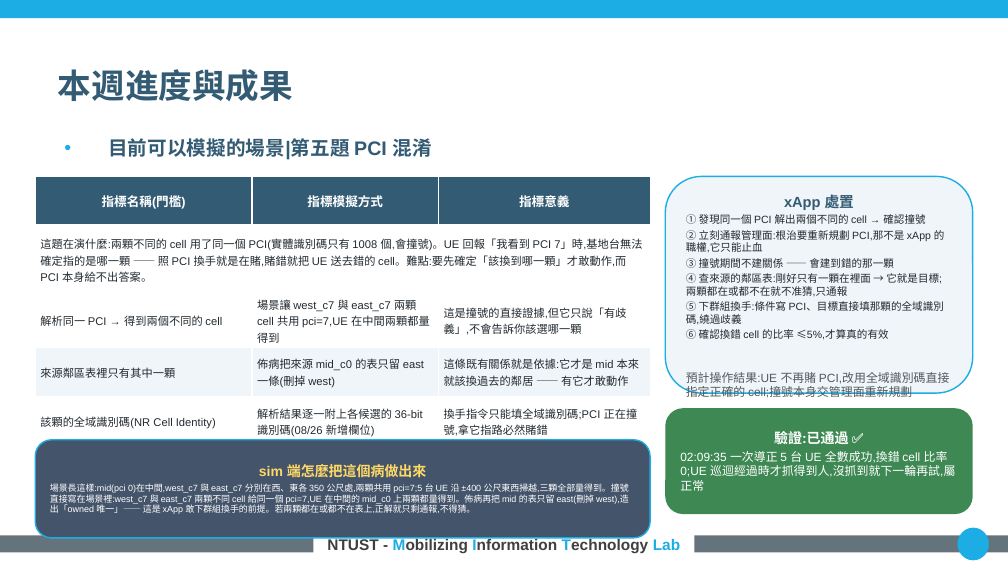
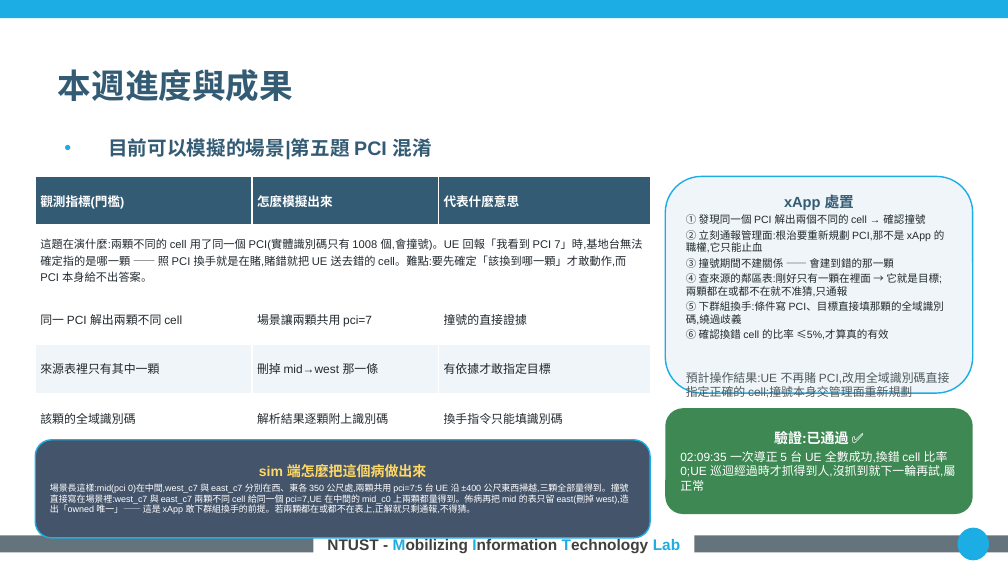
Before and after one commit to kimOuO/RAN-sim-OAI, a slide deck: slide 8 of docs/report/8_27_進度報告_v10十二題.pptx. Drawn at 1008x567 pixels with LibreOffice and Linux fonts; fonts in the diff are those of the drawing; background and template pictures are left out. Boxes give left, top, right and bottom in pixels: in the first picture for what was removed or moved away, otherwise in the second. Text is boxed around its words. In the diff, an @@ line names an element or a change of style, - is before the commit and + after.

```diff
--- a/docs/report/8_27_進度報告_v10十二題.pptx
+++ b/docs/report/8_27_進度報告_v10十二題.pptx
@@ table at bbox=[35, 176, 650, 438] @@
-row 1: 指標名稱(門檻) | 指標模擬方式 | 指標意義
+row 1: 觀測指標(門檻) | 怎麼模擬出來 | 代表什麼意思
-row 3: 解析同一 PCI → 得到兩個不同的 cell | 場景讓 west_c7 與 east_c7 兩顆 cell 共用 pci=7,UE 在中間兩顆都量得到 | 這是撞號的直接證據,但它只說「有歧義」,不會告訴你該選哪一顆
+row 3: 同一 PCI 解出兩顆不同 cell | 場景讓兩顆共用 pci=7 | 撞號的直接證據
-row 4: 來源鄰區表裡只有其中一顆 | 佈病把來源 mid_c0 的表只留 east 一條(刪掉 west) | 這條既有關係就是依據:它才是 mid 本來就該換過去的鄰居 —— 有它才敢動作
+row 4: 來源表裡只有其中一顆 | 刪掉 mid→west 那一條 | 有依據才敢指定目標
-row 5: 該顆的全域識別碼(NR Cell Identity) | 解析結果逐一附上各候選的 36-bit 識別碼(08/26 新增欄位) | 換手指令只能填全域識別碼;PCI 正在撞號,拿它指路必然賭錯
+row 5: 該顆的全域識別碼 | 解析結果逐顆附上識別碼 | 換手指令只能填識別碼
```
Also in this commit, not shown: 11 other slides changed, 1 other file.
